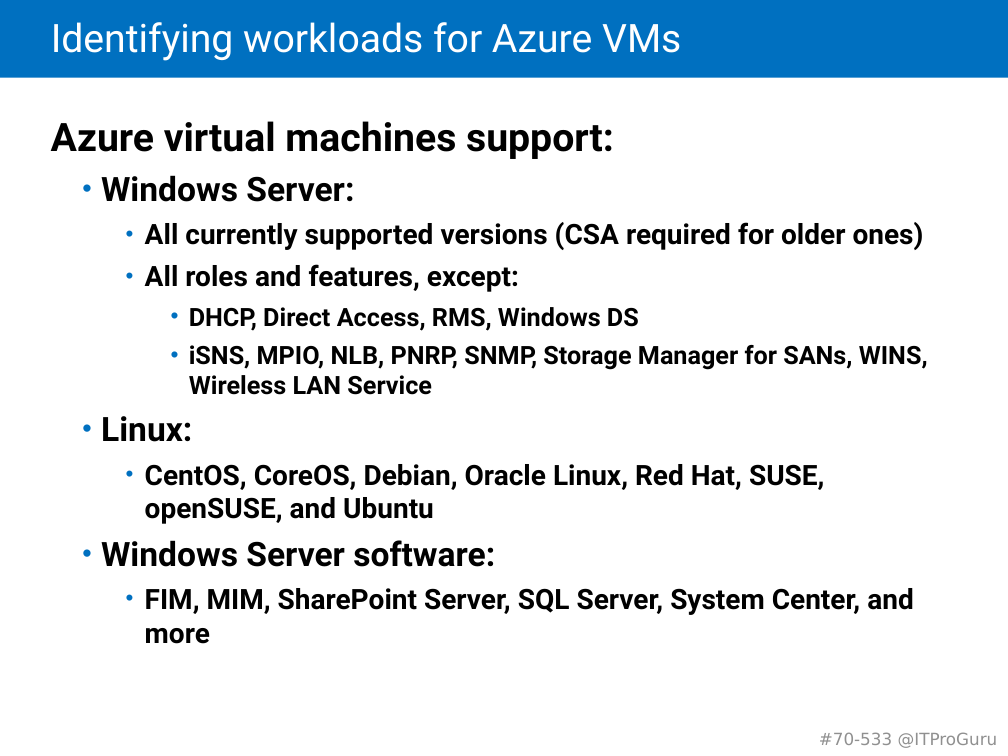
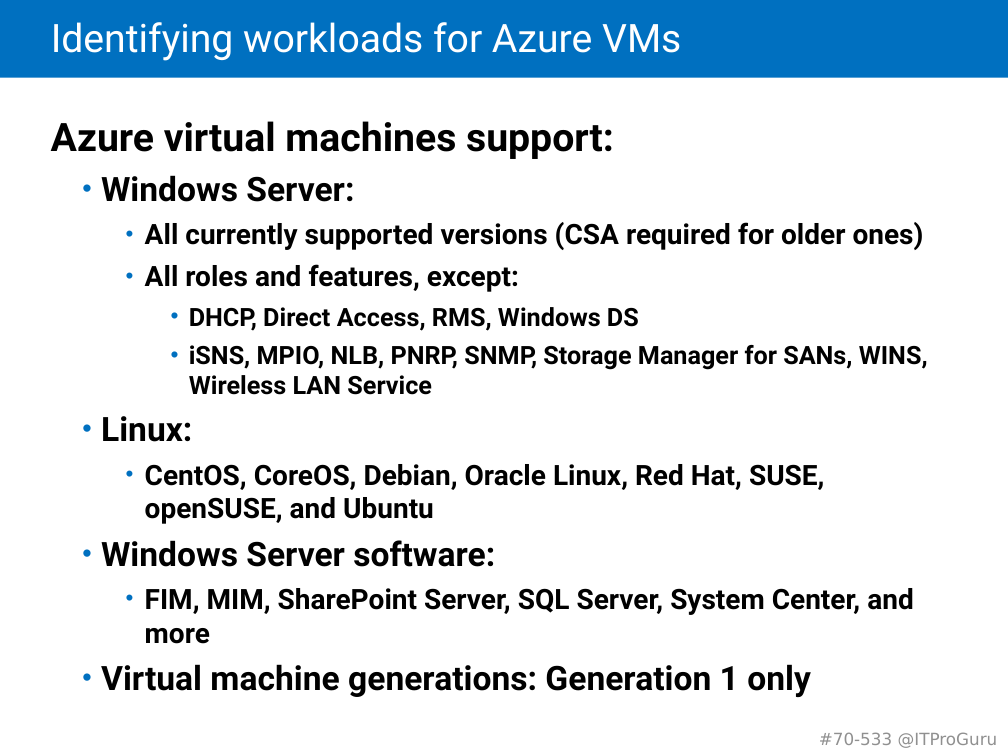
Before and after one commit to guruskill/70-533, a slide deck: slide 10 of 70-533-02-Compute.pptx (slide 9 before the commit). Drawn at 1008x756 pixels with LibreOffice and Linux fonts; fonts in the diff are those of the drawing. Boxes give left, top, right and bottom in pixels: in the first picture for what was removed or moved away, otherwise in the second. Text is boxed around its words. In the diff, an @@ line names an element or a change of style, - is before the commit and + after.

```diff
--- a/70-533-02-Compute.pptx
+++ b/70-533-02-Compute.pptx
@@ text at (101,664,811,697): paragraph added @@
+  • Virtual machine generations: Generation 1 only
```
Also in this commit, not shown: 27 other slides changed, 4 slides added, 6 slides removed.
